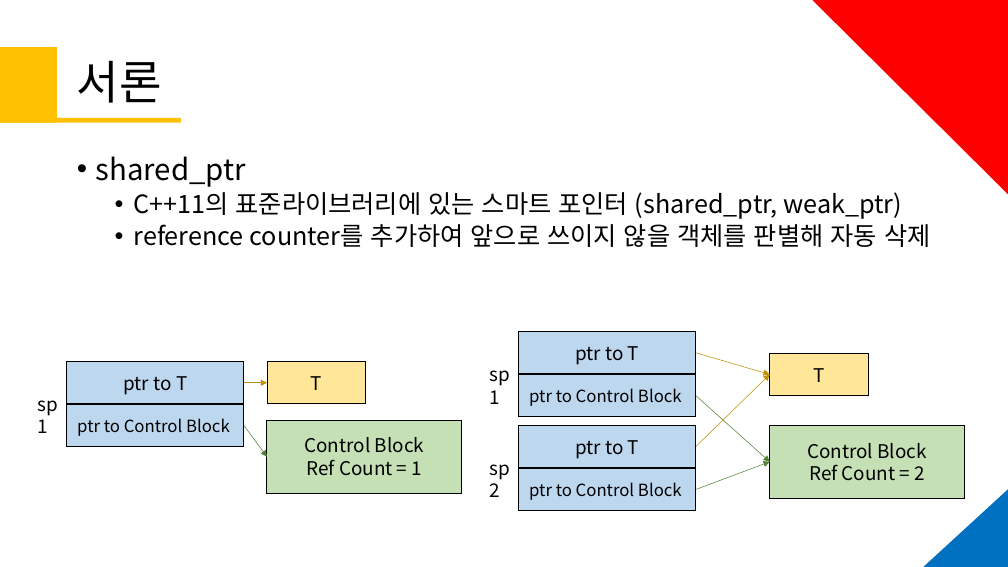
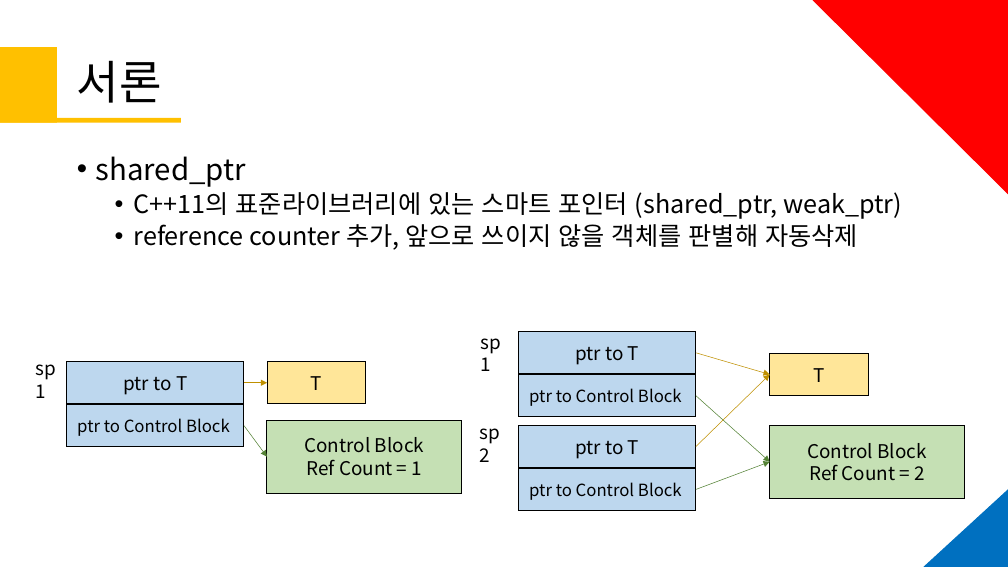
Before and after one commit to KU-t/1920-thesis, a slide deck: slide 4 of 졸업작품 제안서/제안서191226ver.3.pptx. Drawn at 1008x567 pixels with LibreOffice and Linux fonts; fonts in the diff are those of the drawing. Boxes give left, top, right and bottom in pixels: in the first picture for what was removed or moved away, otherwise in the second. Text is boxed around its words. In the diff, an @@ line names an element or a change of style, - is before the commit and + after.

```diff
--- a/졸업작품 제안서/제안서191226ver.3.pptx
+++ b/졸업작품 제안서/제안서191226ver.3.pptx
@@ text at [134,224,858,250]: text changed @@
-  • reference counter를 추가하여 앞으로 쓰이지 않을 객체를 판별해 자동 삭제
+  • reference counter 추가, 앞으로 쓰이지 않을 객체를 판별해 자동삭제
@@ text "sp1": place and size @@
-text "sp1" at [482,359,528,389]
+text "sp1" at [473,327,519,357]
@@ text "sp1": place and size @@
-text "sp1" at [30,389,76,419]
+text "sp1" at [29,353,74,383]
@@ text "sp2": place and size @@
-text "sp2" at [482,453,528,483]
+text "sp2" at [473,417,518,447]
```
Also in this commit, not shown: 2 other slides changed, 2 other files.
